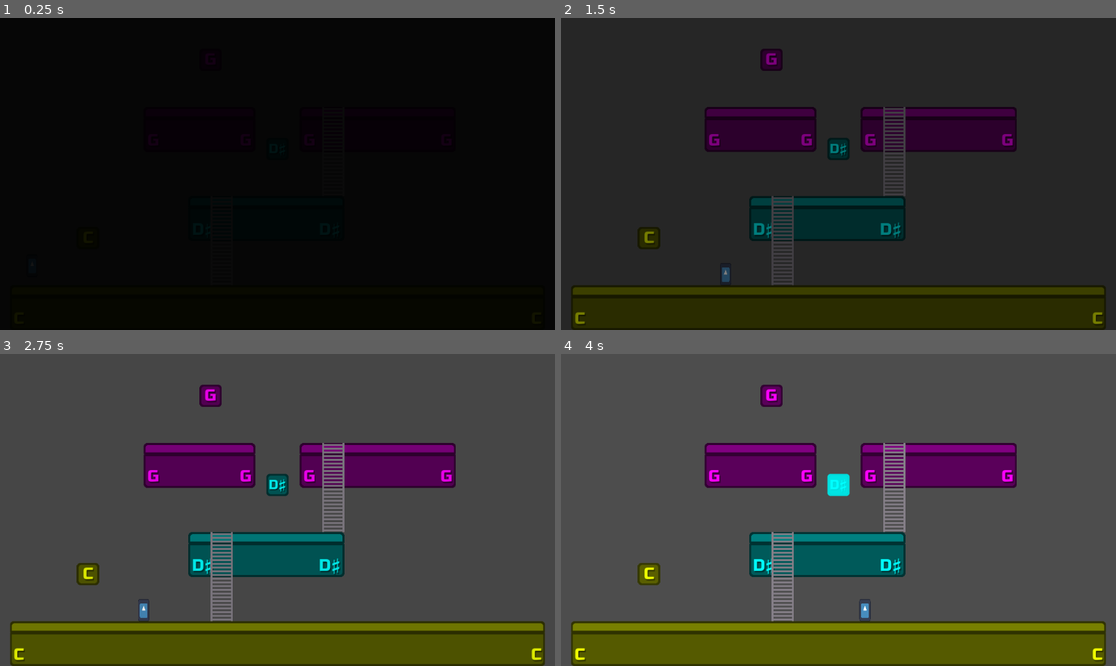
Above: before the commit, frames 1-4 (two rows, left to right).
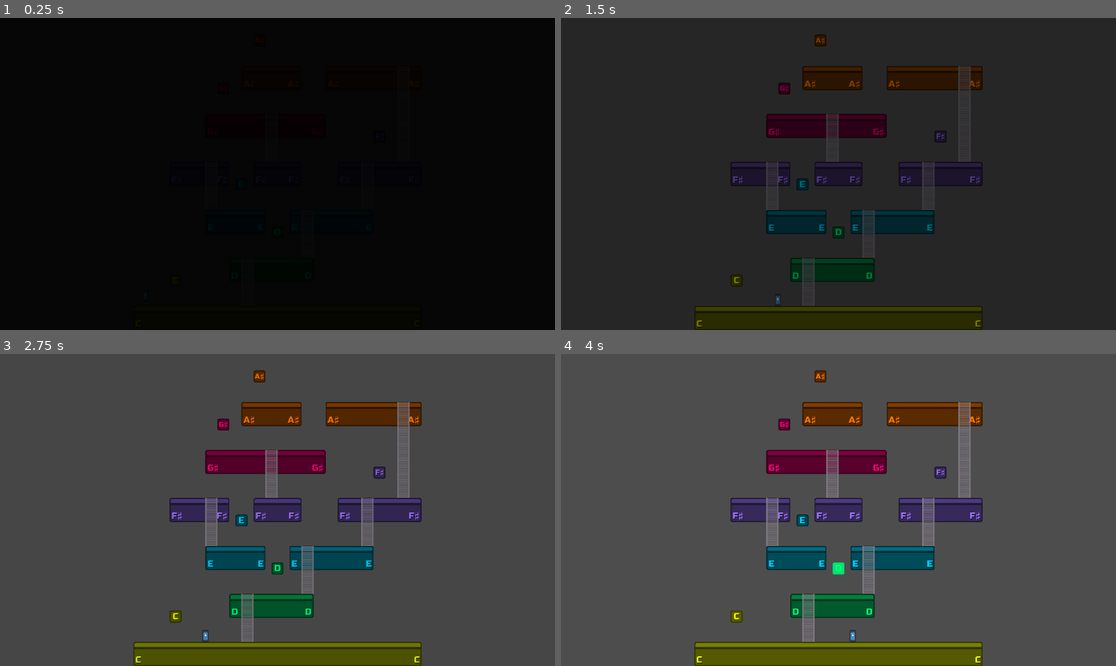
Above: after the commit, the same moments.

Repository: nicom7/game-off-2023
Game: Godot game, scene res://levels/world_a.tscn
The game is run twice, just before and just after one commit, with the same random seed, the same clock (stepped at 60 frames per second) and the same inputs. This scene is started directly instead of the project's main scene. The engine's default icon, where the game draws it, is replaced by a stand-in: a white triangle on a blue panel in a dark square.
Inputs:
- Up to frame 1 (0.25 s): no input
- Up to frame 2 (1.5 s): tap Enter at 0.5 s; hold Right (ui_right) from 0.53 s (still down)
- Up to frame 3 (2.75 s): release Right (ui_right) at 2.03 s; hold Left (ui_left) from 2.03 s (still down)
- Up to frame 4 (4 s): release Left (ui_left) at 2.78 s; hold Right (ui_right) from 2.78 s (still down)

The runs differ from the first frame. In frame 2, 26% of the frame differs, in the area x 1-99%, y 5-100%; in frame 3, 31%; in frame 4, 31%.

Commit message:
Add scales

Diff:
--- /dev/null
+++ b/levels/scales/aeolian.tres
@@ -0,0 +1,9 @@
+[gd_resource type="Resource" script_class="ScaleInfo" load_steps=2 format=3 uid="uid://dt7d0ttso4x5x"]
+
+[ext_resource type="Script" path="res://levels/scale_info.gd" id="1_8e4b8"]
+
+[resource]
+script = ExtResource("1_8e4b8")
+tonic = 3
+degrees = Array[int]([0, 2, 3, 5, 7, 8, 10])
+notes = Array[int]([])
--- /dev/null
+++ b/levels/scales/augmented.tres
@@ -0,0 +1,9 @@
+[gd_resource type="Resource" script_class="ScaleInfo" load_steps=2 format=3 uid="uid://dclfo2koy6pk2"]
+
+[ext_resource type="Script" path="res://levels/scale_info.gd" id="1_yue8v"]
+
+[resource]
+script = ExtResource("1_yue8v")
+tonic = 3
+degrees = Array[int]([0, 3, 4, 7, 8, 11])
+notes = Array[int]([])
--- a/levels/scales/c_min.tres
+++ /dev/null
@@ -1,9 +0,0 @@
-[gd_resource type="Resource" script_class="ScaleInfo" load_steps=2 format=3 uid="uid://dclfo2koy6pk2"]
-
-[ext_resource type="Script" path="res://levels/scale_info.gd" id="1_rxi0f"]
-
-[resource]
-script = ExtResource("1_rxi0f")
-tonic = 3
-degrees = Array[int]([0, 2, 3, 5, 7, 8, 10])
-notes = Array[int]([])
--- /dev/null
+++ b/levels/scales/dorian.tres
@@ -0,0 +1,9 @@
+[gd_resource type="Resource" script_class="ScaleInfo" load_steps=2 format=3 uid="uid://13pwdue4mal1"]
+
+[ext_resource type="Script" path="res://levels/scale_info.gd" id="1_t1jps"]
+
+[resource]
+script = ExtResource("1_t1jps")
+tonic = 3
+degrees = Array[int]([0, 2, 4, 5, 7, 9, 11])
+notes = Array[int]([])
--- /dev/null
+++ b/levels/scales/double_harmonic.tres
@@ -0,0 +1,9 @@
+[gd_resource type="Resource" script_class="ScaleInfo" load_steps=2 format=3 uid="uid://bgopvbqk5dxb0"]
+
+[ext_resource type="Script" path="res://levels/scale_info.gd" id="1_yegg8"]
+
+[resource]
+script = ExtResource("1_yegg8")
+tonic = 3
+degrees = Array[int]([0, 2, 3, 5, 7, 9, 10])
+notes = Array[int]([])
--- /dev/null
+++ b/levels/scales/harmonic_minor.tres
@@ -0,0 +1,9 @@
+[gd_resource type="Resource" script_class="ScaleInfo" load_steps=2 format=3 uid="uid://bh0ebwlcxvg8v"]
+
+[ext_resource type="Script" path="res://levels/scale_info.gd" id="1_8xrnl"]
+
+[resource]
+script = ExtResource("1_8xrnl")
+tonic = 3
+degrees = Array[int]([0, 2, 3, 5, 7, 8, 11])
+notes = Array[int]([])
--- /dev/null
+++ b/levels/scales/lydian.tres
@@ -0,0 +1,9 @@
+[gd_resource type="Resource" script_class="ScaleInfo" load_steps=2 format=3 uid="uid://dljl7fx8qyd58"]
+
+[ext_resource type="Script" path="res://levels/scale_info.gd" id="1_j6owb"]
+
+[resource]
+script = ExtResource("1_j6owb")
+tonic = 3
+degrees = Array[int]([0, 2, 4, 6, 7, 9, 11])
+notes = Array[int]([])
--- /dev/null
+++ b/levels/scales/major_pentatonic.tres
@@ -0,0 +1,9 @@
+[gd_resource type="Resource" script_class="ScaleInfo" load_steps=2 format=3 uid="uid://cphl3kn807rbj"]
+
+[ext_resource type="Script" path="res://levels/scale_info.gd" id="1_gavvr"]
+
+[resource]
+script = ExtResource("1_gavvr")
+tonic = 3
+degrees = Array[int]([0, 2, 4, 7, 9])
+notes = Array[int]([])
--- /dev/null
+++ b/levels/scales/melodic_minor.tres
@@ -0,0 +1,9 @@
+[gd_resource type="Resource" script_class="ScaleInfo" load_steps=2 format=3 uid="uid://i5yowl5qkuxa"]
+
+[ext_resource type="Script" path="res://levels/scale_info.gd" id="1_wkwmc"]
+
+[resource]
+script = ExtResource("1_wkwmc")
+tonic = 3
+degrees = Array[int]([0, 2, 3, 5, 7, 9, 11])
+notes = Array[int]([])
--- /dev/null
+++ b/levels/scales/minor_pentatonic.tres
@@ -0,0 +1,9 @@
+[gd_resource type="Resource" script_class="ScaleInfo" load_steps=2 format=3 uid="uid://bu6lrj236wv4w"]
+
+[ext_resource type="Script" path="res://levels/scale_info.gd" id="1_1jy3r"]
+
+[resource]
+script = ExtResource("1_1jy3r")
+tonic = 3
+degrees = Array[int]([0, 3, 5, 7, 10])
+notes = Array[int]([])
--- /dev/null
+++ b/levels/scales/mixolydian.tres
@@ -0,0 +1,9 @@
+[gd_resource type="Resource" script_class="ScaleInfo" load_steps=2 format=3 uid="uid://dnjd7f1f1mcoo"]
+
+[ext_resource type="Script" path="res://levels/scale_info.gd" id="1_hmub1"]
+
+[resource]
+script = ExtResource("1_hmub1")
+tonic = 3
+degrees = Array[int]([0, 2, 4, 5, 7, 9, 10])
+notes = Array[int]([])
--- /dev/null
+++ b/levels/scales/phrygian.tres
@@ -0,0 +1,9 @@
+[gd_resource type="Resource" script_class="ScaleInfo" load_steps=2 format=3 uid="uid://cp7podi2orasy"]
+
+[ext_resource type="Script" path="res://levels/scale_info.gd" id="1_scr51"]
+
+[resource]
+script = ExtResource("1_scr51")
+tonic = 3
+degrees = Array[int]([0, 1, 3, 5, 7, 8, 10])
+notes = Array[int]([])
--- /dev/null
+++ b/levels/scales/whole_tone.tres
@@ -0,0 +1,9 @@
+[gd_resource type="Resource" script_class="ScaleInfo" load_steps=2 format=3 uid="uid://c6nhsyctqi6y3"]
+
+[ext_resource type="Script" path="res://levels/scale_info.gd" id="1_xqqc2"]
+
+[resource]
+script = ExtResource("1_xqqc2")
+tonic = 3
+degrees = Array[int]([0, 2, 4, 6, 8, 10])
+notes = Array[int]([])
--- a/levels/world_a.tscn
+++ b/levels/world_a.tscn
@@ -411,7 +411,6 @@
 [node name="RandomLevelGenerator" type="Node" parent="." index="10"]
 script = ExtResource("5_0k853")
 note_count_min = 3
-note_count_max = 5
 random_tonic = false
 
 [editable path="Environment/Stages/Stage0/PlatformSet"]
--- a/utils/globals.gd
+++ b/utils/globals.gd
@@ -39,7 +39,7 @@
 	return actions
 
 static func get_note_from_degree(degree: int, tonic: Tone) -> Tone:
-	return posmod(tonic + degree, Tone.size())
+	return posmod(tonic + degree, Tone.size()) as Tone
 
 ## Replace all occurences of {...} with the 1st corresponding key label occurence for the specified action in curly braces
 static func format_input_actions(string: String) -> String:
Renamed: levels/scales/c_maj.tres -> levels/scales/ionian.tres
Renamed: levels/scales/c_2nd_5th.tres -> levels/scales/root_2nd_5th.tres
Renamed: levels/scales/c_3rd_5th.tres -> levels/scales/root_3rd_5th.tres
Renamed: levels/scales/c_3rd_5th_6th.tres -> levels/scales/root_3rd_5th_6th.tres
Renamed: levels/scales/c_3rd_5th_7th.tres -> levels/scales/root_3rd_5th_7th.tres
Renamed: levels/scales/c_4th_5th.tres -> levels/scales/root_4th_5th.tres
Renamed: levels/scales/c_5th.tres -> levels/scales/root_5th.tres
Renamed: levels/scales/c_b3rd_5th.tres -> levels/scales/root_b3rd_5th.tres
